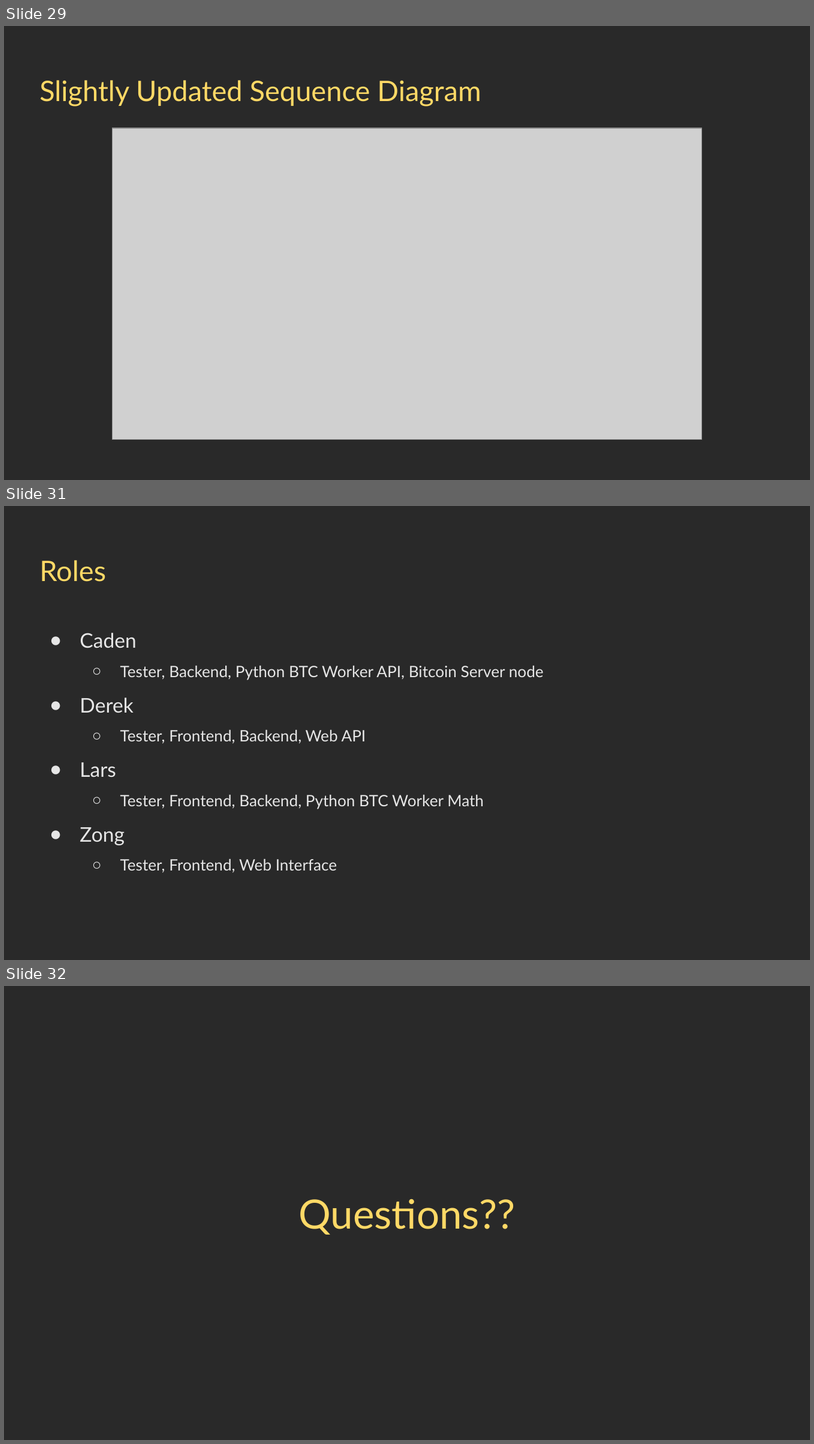
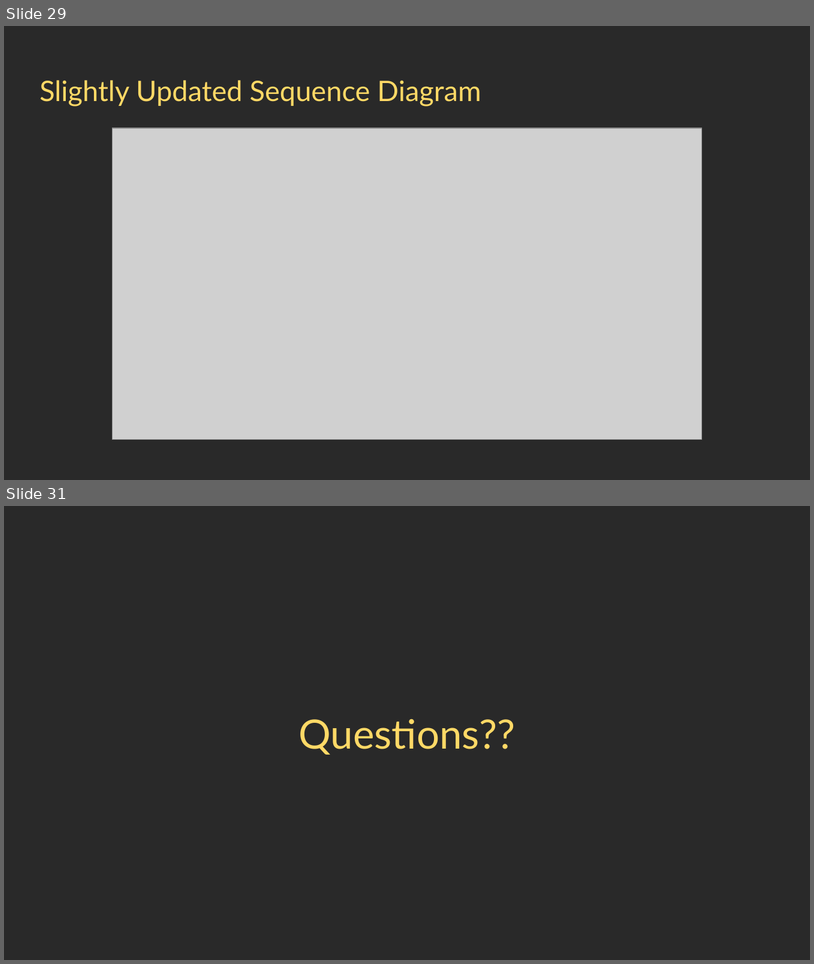
Before and after one commit to legooz/bitcoin-double-spend-website, a slide deck: docs/capstone/presentations/DesignPres.pptx. Shown one above the other, each under a label of ours: slides 29, 31 and 32 before the commit, slides 29 and 31 after it; the slides between them are not shown. The pictures are 814x1444 and 814x964 pixels, drawn with LibreOffice and Linux fonts; fonts in the diff are those of the drawing; grey boxes stand for pictures. Boxes give left, top, right and bottom in pixels: in the first picture for what was removed or moved away, otherwise in the second. Text is boxed around its words. In the diff, an @@ line names an element or a change of style, - is before the commit and + after.

```diff
--- a/docs/capstone/presentations/DesignPres.pptx
+++ b/docs/capstone/presentations/DesignPres.pptx
@@ slide 31 removed at <box>4,506,810,960</box>, background #292929 @@
@@ title removed at <box>39,560,106,582</box> @@
-Roles
@@ text removed at <box>80,633,544,873</box> @@
-● Caden
-  ○ Tester, Backend, Python BTC Worker API, Bitcoin Server node
-● Derek
-  ○ Tester, Frontend, Backend, Web API
-● Lars
-  ○ Tester, Frontend, Backend, Python BTC Worker Math
-● Zong
-  ○ Tester, Frontend, Web Interface
@@ what was slide 32 is now slide 31 @@
```
Also in this commit, not shown: 3 slides changed, 18 other files.
